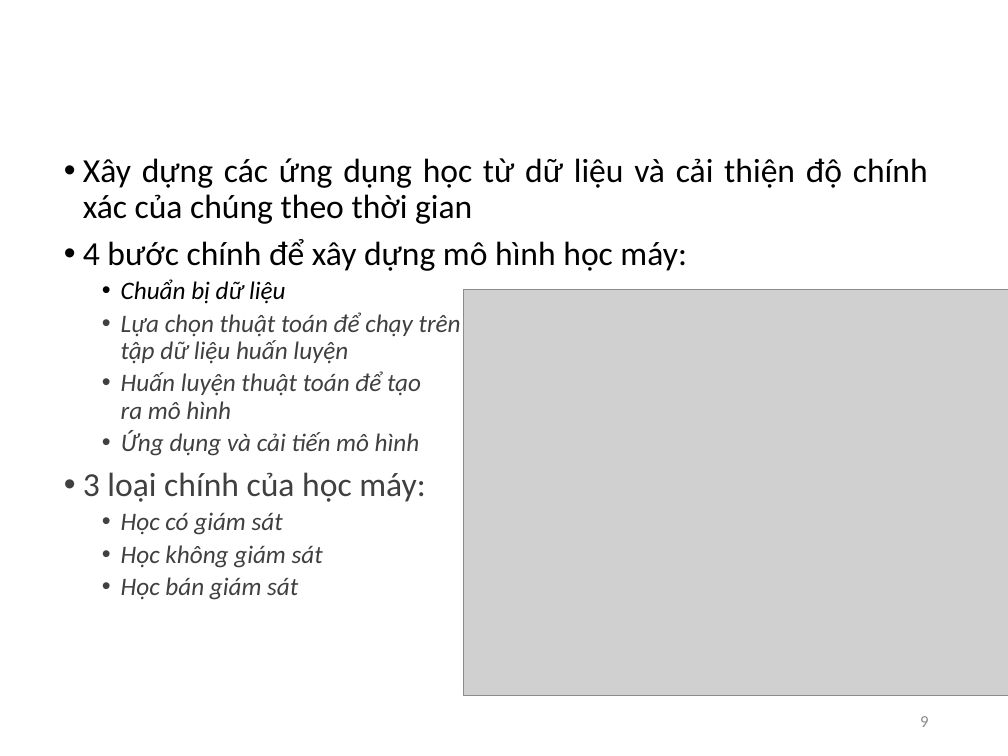
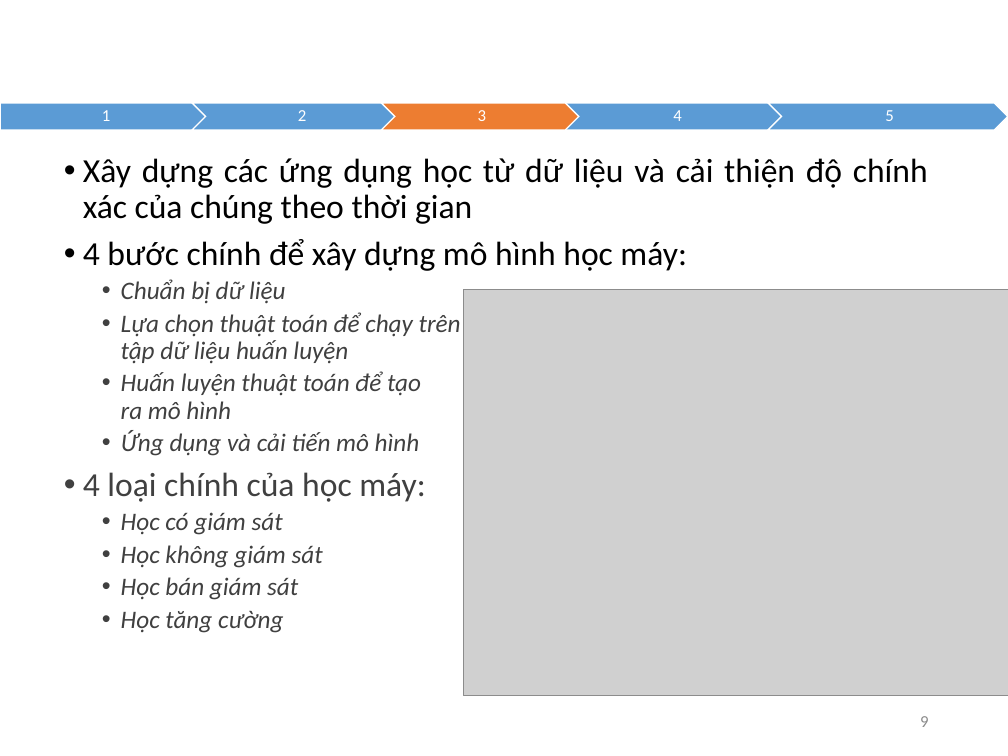
Before and after one commit to nguyennam2910/TriMun, a slide deck: slide 9 of Slide Thesis.pptx. Drawn at 1008x756 pixels with LibreOffice and Linux fonts; fonts in the diff are those of the drawing; grey boxes stand for pictures; background and template pictures are left out. Boxes give left, top, right and bottom in pixels: in the first picture for what was removed or moved away, otherwise in the second. Text is boxed around its words. In the diff, an @@ line names an element or a change of style, - is before the commit and + after.

```diff
--- a/Slide Thesis.pptx
+++ b/Slide Thesis.pptx
@@ chevron added at bbox=[381, 103, 579, 130], fill #ED7D31, outline #FFFFFF 1 pt @@
@@ text added at bbox=[478, 110, 486, 121], 12 pt, text #FFFFFF @@
+3
@@ group added at bbox=[0, 103, 1008, 130]: 5 texts, 4 chevrons, 1 pentagon arrow @@
+1
+2
+3
+4
+5
@@ title at bbox=[121, 241, 686, 456]: text changed @@
-Ứng dụng học máy vào bài toán
+3. Học máy và ứng dụng
@@ text at bbox=[121, 279, 286, 304]: text colour #000000 to #404040 in "Chuẩn bị dữ liệu" @@
@@ text at bbox=[83, 472, 425, 502]: text changed @@
-• 3 loại chính của học máy:
+• 4 loại chính của học máy:
@@ text at bbox=[121, 611, 283, 633]: paragraph added @@
+  • Học tăng cường
```
Also in this commit, not shown: 19 other slides changed, 7 slides added, 5 slides removed.
